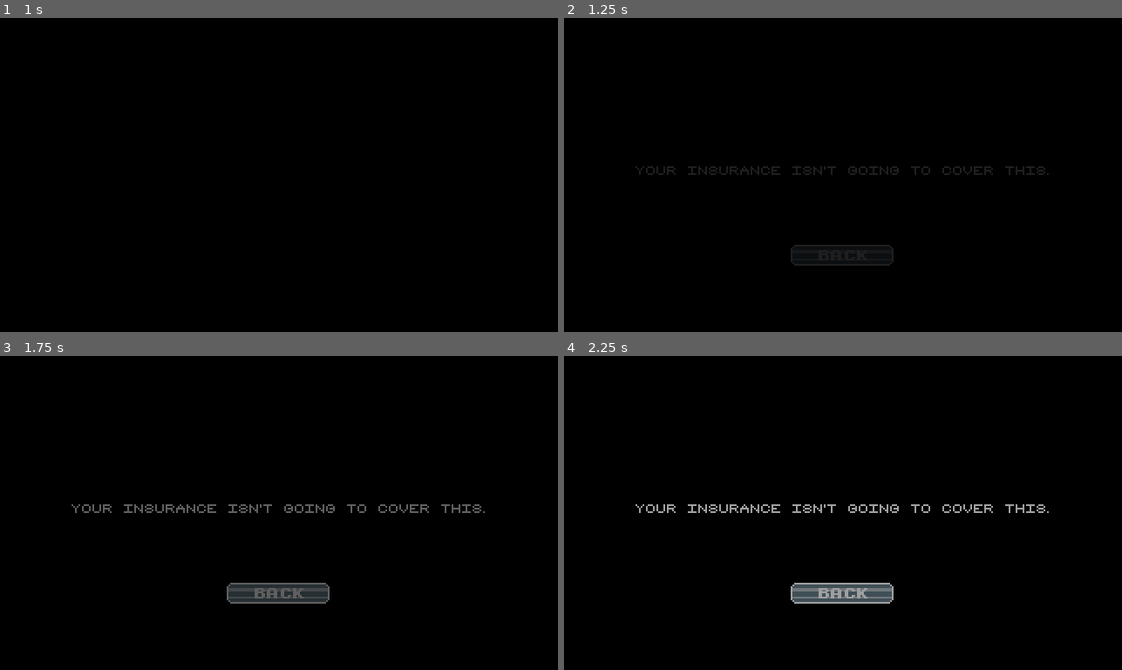
Above: before the commit, frames 1-4 (two rows, left to right).
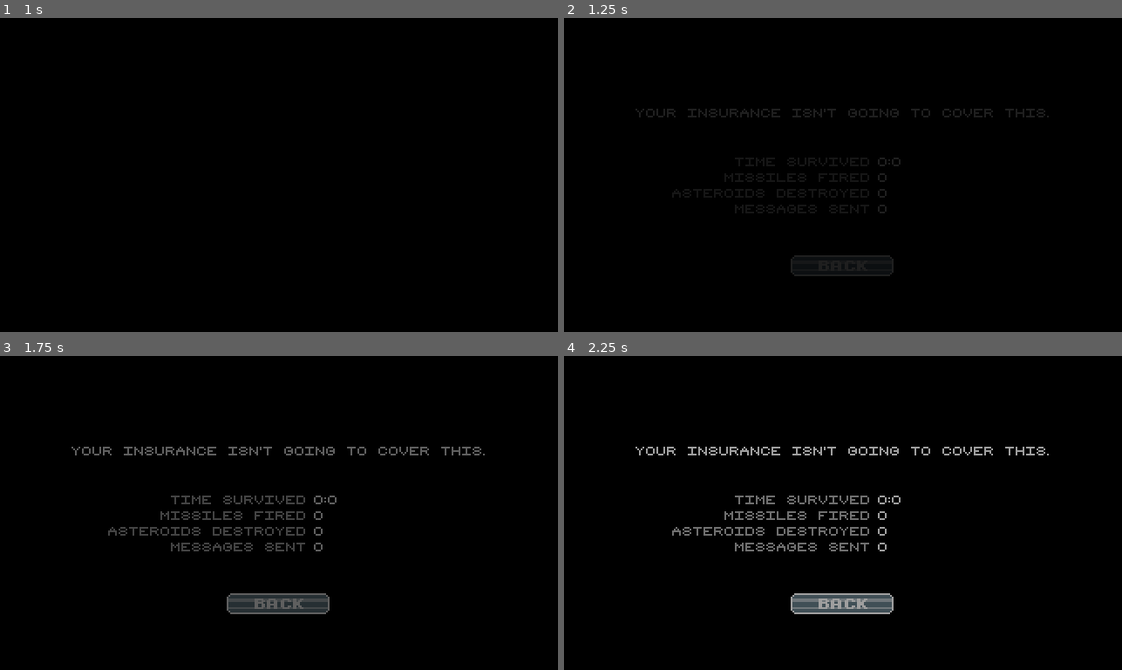
Above: after the commit, the same moments.

Repository: kevinlights/cosmic-s.n.a.f.u
Game: Godot game, scene res://scenes/GameOver.tscn
The game is run twice, just before and just after one commit, with the same random seed, the same clock (stepped at 60 frames per second) and the same inputs. This scene is started directly instead of the project's main scene.
Inputs (mouse positions are in pixels of both pictures, inside the frame that each line leads up to):
- Up to frame 1 (1 s): tap Enter at 0.5 s; move the mouse to (401, 159) at 0.52 s; click (401, 159) at 0.67 s
- Up to frame 2 (1.25 s): no input
- Up to frame 3 (1.75 s): move the mouse to (167, 528) at 1.27 s; click (167, 528) at 1.42 s
- Up to frame 4 (2.25 s): move the mouse to (898, 443) at 2.02 s; click (898, 443) at 2.17 s

Frame 1 is identical in both runs. In frame 2, 1.9% of the frame differs, in the area x 12-87%, y 28-83%; in frame 3, 4.4%; in frame 4, 4.4%.

Commit message:
Add stats to game over screen

Diff:
--- a/scenes/Game.gd
+++ b/scenes/Game.gd
@@ -253,7 +253,7 @@
 	MusicManager.increase_pitch()
 	MusicManager.set_drums(true)
 	if health <= 0:
-		GameState.game_over_reason = GameState.GameOverReason.SHIP_DESTROYED
+		GameState.game_over(GameState.GameOverReason.SHIP_DESTROYED)
 		MusicManager.stop_music_suddenly()
 		get_tree().change_scene("res://scenes/GameOver.tscn")
 
@@ -266,6 +266,7 @@
 	audio_weapon_fire.play()
 	weapon_ready[which_weapon] = false
 	weapon_recharge_progress[which_weapon] = 0.0
+	GameState.missiles_fired += 1
 
 func missile_destroyed_asteroid() -> void:
 	audio_missile_hit_asteroid.play()
@@ -290,6 +291,7 @@
 func response_sent(which_response : int) -> void:
 	cockpit.set_phone_active(false)
 	phone_system.evaluate_response(which_response)
+	GameState.messages_sent += 1
 
 func _too_many_wrong_answers():
 	GameState.game_over_reason = GameState.GameOverReason.TOO_MANY_WRONG_ANSWERS
--- a/scenes/GameOver.gd
+++ b/scenes/GameOver.gd
@@ -1,6 +1,10 @@
 extends Control
 
 onready var label_quip = $Label_Quip
+onready var label_time_value = $Grid_Stats/Label_Time_Value
+onready var label_missiles_value = $Grid_Stats/Label_Missiles_Value
+onready var label_asteroids_value = $Grid_Stats/Label_Asteroids_Value
+onready var label_messages_value = $Grid_Stats/Label_Messages_Value
 onready var tween = $Tween
 onready var audio_ship_destroyed = $Audio_ShipDestroyed
 
@@ -25,7 +29,16 @@
 	# Johnny wants big boom.
 	if GameState.game_over_reason == GameState.GameOverReason.SHIP_DESTROYED:
 		audio_ship_destroyed.play()
+	# Fill out stats and snark
+	var time_survived : int = int(floor(GameState.get_time_survived_msec() / 1000.0))
+	var time_minutes : int = int(floor(time_survived / 60.0))
+	var time_seconds : int = time_survived % 60
+	label_time_value.text = str("%d:%d" % [time_minutes, time_seconds])
+	label_missiles_value.text = str(GameState.missiles_fired)
+	label_asteroids_value.text = str(GameState.asteroids_destroyed)
+	label_messages_value.text = str(GameState.messages_sent)
 	label_quip.text = quips[GameState.game_over_reason][rand_range(0, quips[GameState.game_over_reason].size())]
+	# Fade in
 	tween.interpolate_property(self, "modulate", Color.black, Color.white, 2.0, Tween.TRANS_LINEAR, Tween.EASE_OUT, 1.0)
 	tween.start()
 
--- a/scenes/GameOver.tscn
+++ b/scenes/GameOver.tscn
@@ -30,25 +30,24 @@
 }
 
 [node name="Label_GameOver" type="Label" parent="."]
-margin_top = 70.0
+margin_top = 40.0
 margin_right = 320.0
-margin_bottom = 90.0
-rect_min_size = Vector2( 320, 20 )
+margin_bottom = 51.0
+rect_min_size = Vector2( 320, 10 )
 custom_fonts/font = ExtResource( 2 )
 text = "GAME OVER"
 align = 1
-valign = 1
+valign = 2
 autowrap = true
 __meta__ = {
 "_edit_use_anchors_": false
 }
 
 [node name="Label_Quip" type="Label" parent="."]
-margin_left = 20.0
-margin_top = 85.0
-margin_right = 300.0
-margin_bottom = 105.0
-rect_min_size = Vector2( 280, 20 )
+margin_top = 52.0
+margin_right = 320.0
+margin_bottom = 62.0
+rect_min_size = Vector2( 280, 10 )
 custom_fonts/font = ExtResource( 3 )
 text = "Ya goofed."
 align = 1
@@ -57,11 +56,95 @@
 "_edit_use_anchors_": false
 }
 
+[node name="Grid_Stats" type="GridContainer" parent="."]
+margin_left = 48.0
+margin_top = 80.0
+margin_right = 212.0
+margin_bottom = 112.0
+columns = 2
+__meta__ = {
+"_edit_use_anchors_": false
+}
+
+[node name="Label_Time_Label" type="Label" parent="Grid_Stats"]
+margin_right = 128.0
+margin_bottom = 5.0
+rect_min_size = Vector2( 128, 0 )
+custom_fonts/font = ExtResource( 3 )
+custom_colors/font_color = Color( 0.701961, 0.701961, 0.701961, 1 )
+text = "Time Survived"
+align = 2
+
+[node name="Label_Time_Value" type="Label" parent="Grid_Stats"]
+margin_left = 132.0
+margin_right = 164.0
+margin_bottom = 5.0
+rect_min_size = Vector2( 32, 0 )
+custom_fonts/font = ExtResource( 3 )
+text = "00:10"
+
+[node name="Label_Missiles_Label" type="Label" parent="Grid_Stats"]
+margin_top = 9.0
+margin_right = 128.0
+margin_bottom = 14.0
+rect_min_size = Vector2( 128, 0 )
+custom_fonts/font = ExtResource( 3 )
+custom_colors/font_color = Color( 0.701961, 0.701961, 0.701961, 1 )
+text = "Missiles Fired"
+align = 2
+
+[node name="Label_Missiles_Value" type="Label" parent="Grid_Stats"]
+margin_left = 132.0
+margin_top = 9.0
+margin_right = 164.0
+margin_bottom = 14.0
+rect_min_size = Vector2( 32, 0 )
+custom_fonts/font = ExtResource( 3 )
+text = "7"
+
+[node name="Label_Asteroids_Label" type="Label" parent="Grid_Stats"]
+margin_top = 18.0
+margin_right = 128.0
+margin_bottom = 23.0
+rect_min_size = Vector2( 128, 0 )
+custom_fonts/font = ExtResource( 3 )
+custom_colors/font_color = Color( 0.701961, 0.701961, 0.701961, 1 )
+text = "Asteroids Destroyed"
+align = 2
+
+[node name="Label_Asteroids_Value" type="Label" parent="Grid_Stats"]
+margin_left = 132.0
+margin_top = 18.0
+margin_right = 164.0
+margin_bottom = 23.0
+rect_min_size = Vector2( 32, 0 )
+custom_fonts/font = ExtResource( 3 )
+text = "3"
+
+[node name="Label_Messages_Label" type="Label" parent="Grid_Stats"]
+margin_top = 27.0
+margin_right = 128.0
+margin_bottom = 32.0
+rect_min_size = Vector2( 128, 0 )
+custom_fonts/font = ExtResource( 3 )
+custom_colors/font_color = Color( 0.701961, 0.701961, 0.701961, 1 )
+text = "Messages sent"
+align = 2
+
+[node name="Label_Messages_Value" type="Label" parent="Grid_Stats"]
+margin_left = 132.0
+margin_top = 27.0
+margin_right = 164.0
+margin_bottom = 32.0
+rect_min_size = Vector2( 32, 0 )
+custom_fonts/font = ExtResource( 3 )
+text = "11"
+
 [node name="Button_Back" type="TextureButton" parent="."]
 margin_left = 128.0
-margin_top = 128.0
+margin_top = 134.0
 margin_right = 192.0
-margin_bottom = 144.0
+margin_bottom = 150.0
 texture_normal = SubResource( 1 )
 texture_pressed = SubResource( 2 )
 texture_hover = SubResource( 3 )
--- a/scripts/GameState.gd
+++ b/scripts/GameState.gd
@@ -1,12 +1,26 @@
 extends Node
 
-# This singleton is just to let the game over screen know why the game ended.
+# Singleton storing a few stats about how the game is going
 
 enum GameOverReason {SHIP_DESTROYED, RESPONSE_TIMEOUT, TOO_MANY_WRONG_ANSWERS}
 
+var game_start_time_msec : int
+var missiles_fired : int
+var asteroids_destroyed : int
+var messages_sent : int
+
+var game_end_time_msec : int
 var game_over_reason : int
 
-var asteroids_destroyed : int
+func get_time_survived_msec() -> int:
+	return game_end_time_msec - game_start_time_msec
 
 func new_game() -> void:
+	game_start_time_msec = OS.get_ticks_msec()
+	missiles_fired = 0
 	asteroids_destroyed = 0
+	messages_sent = 0
+
+func game_over(reason : int) -> void:
+	game_over_reason = reason
+	game_end_time_msec = OS.get_ticks_msec()
